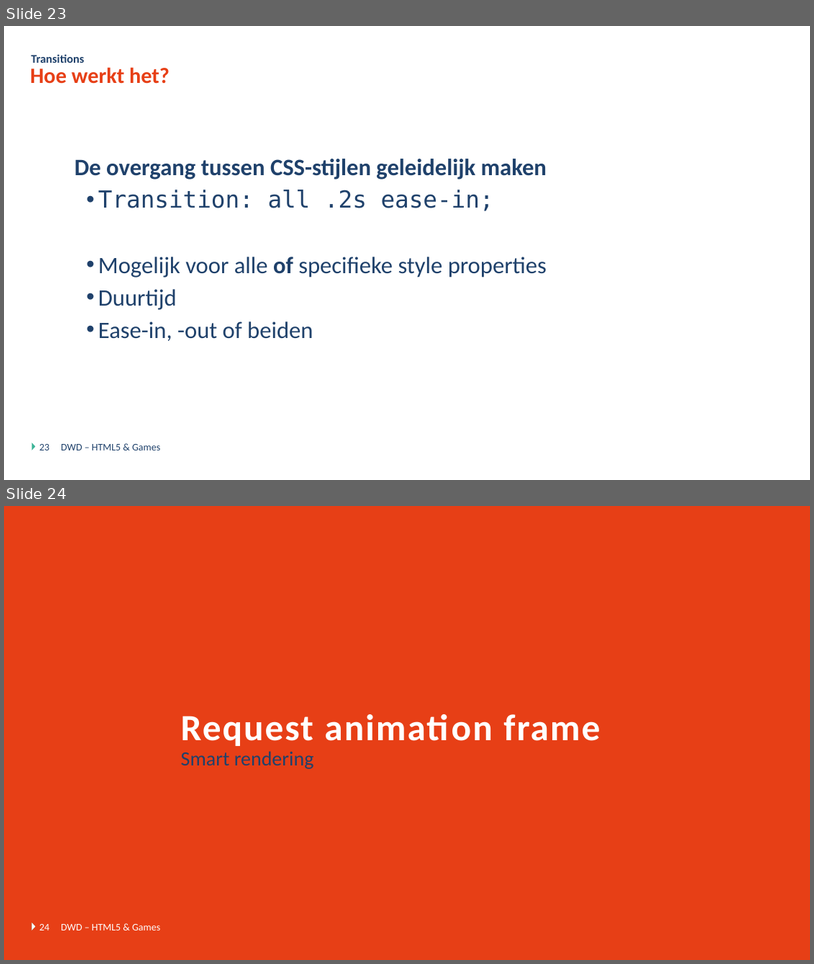
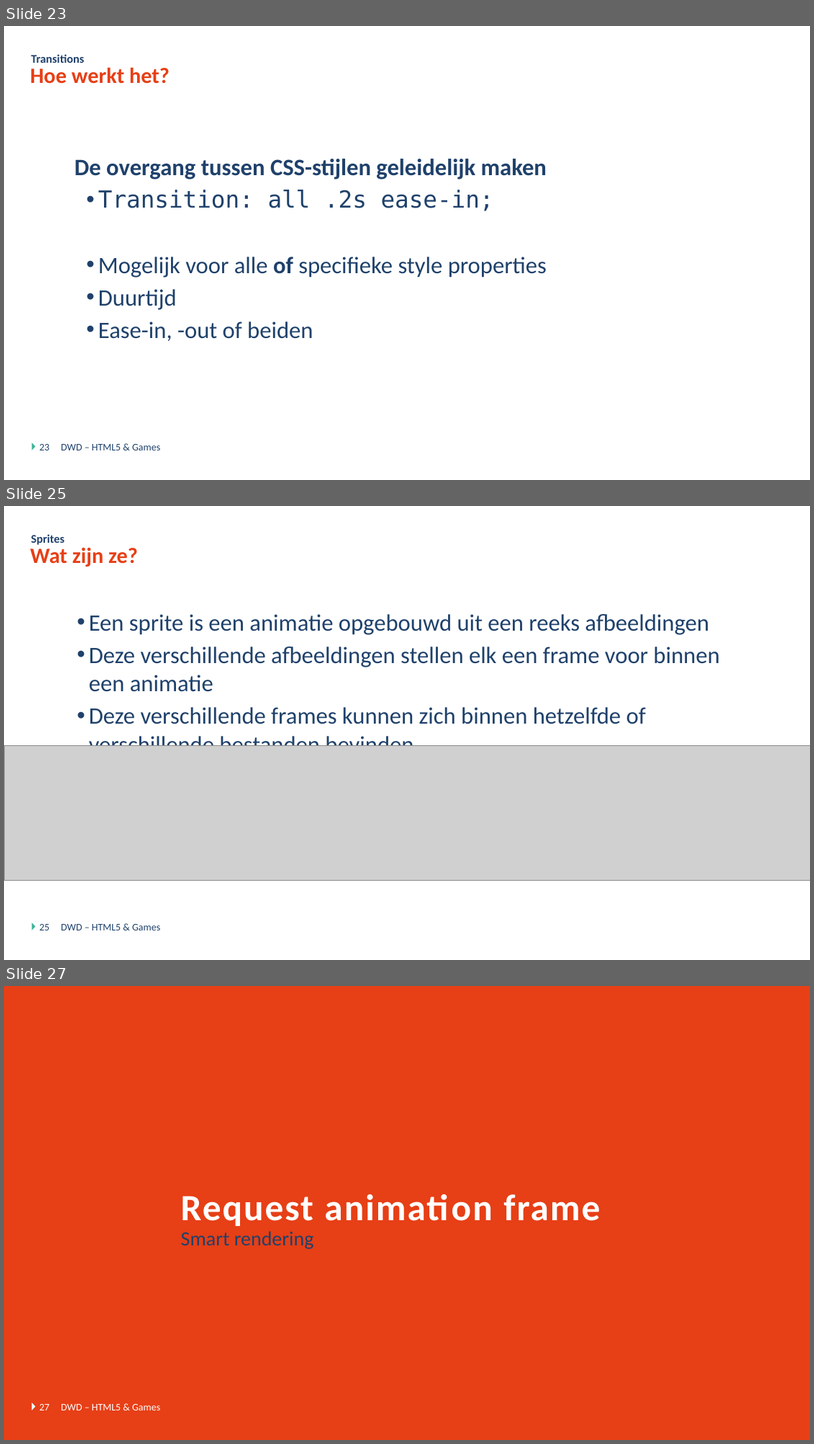
Before and after one commit to DmitriyVdE/Odisee_Bru_Dyn_Web_Dev_Opdracht, a slide deck: DWD - Javascript Games - Theorie.pptx. Shown one above the other, each under a label of ours: slides 23 and 24 before the commit, slides 23, 25 and 27 after it; the slides between them are not shown. The pictures are 814x964 and 814x1444 pixels, drawn with LibreOffice and Linux fonts; fonts in the diff are those of the drawing; grey boxes stand for pictures; background and template pictures are left out. Boxes give left, top, right and bottom in pixels: in the first picture for what was removed or moved away, otherwise in the second. Text is boxed around its words. In the diff, an @@ line names an element or a change of style, - is before the commit and + after.

```diff
--- a/DWD - Javascript Games - Theorie.pptx
+++ b/DWD - Javascript Games - Theorie.pptx
@@ slide 25 added at (4,506,810,960), background #FFFFFF; not listed: 1 template element that a slide beside it also shows @@
@@ title added at (30,547,138,566), 26 pt, text #E73F16, bold @@
+Wat zijn ze?
@@ text added at (31,534,65,545), 14 pt, text #1F416B, bold @@
+Sprites
@@ text added at (89,614,720,746), 28 pt, text #1F416B @@
+  • Een sprite is een animatie opgebouwd uit een reeks afbeeldingen
+  • Deze verschillende afbeeldingen stellen elk een frame voor binnen een animatie
+  • Deze verschillende frames kunnen zich binnen hetzelfde of verschillende bestanden bevinden
@@ picture added at (4,746,810,880) @@
@@ page number added at (39,924,49,930), 12 pt, text #1F416B @@
+25
@@ text added at (61,924,160,930), 12 pt, text #1F416B @@
+DWD – HTML5 & Games
@@ what was slide 24 is now slide 27 @@
@@ page number at (39,1404,49,1410): text changed @@
-24
+27
```
Also in this commit, not shown: 3 slides changed, 3 other slides added.
